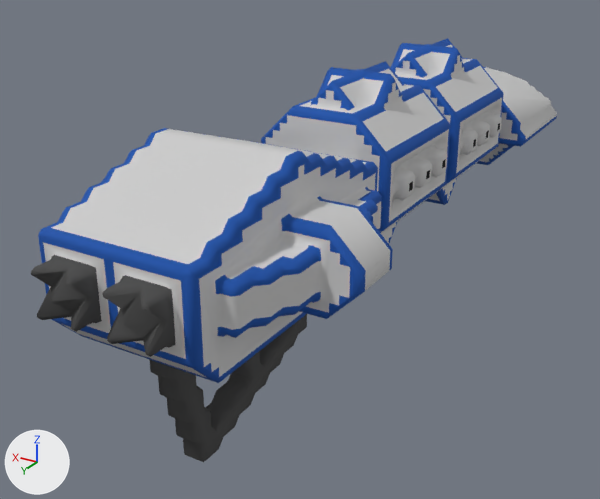
The OBJ model src/jsMain/resources/meshes/diadochi-3-cipactli-class.obj, before and after one commit.
The view is the same before and after, from a 50 mm camera at (-45.5, 96.8, -63.6) aimed at (7.6, 8.4, -107.9). Every picture has the same lights, and +X, +Y and +Z are marked at lower left. Where no turn or scale is listed for an object, it has been applied to the vertices.

The older version as bpy lines, for what is in view:
```python
me_diadochi_3_cipactli_class = bpy.data.meshes.new('diadochi-3-cipactli-class')
me_diadochi_3_cipactli_class.from_pydata(...)  # 3639 vertices, 6744 faces; spans x -16.5..16.5, y -54.5..54.5, z -117.3..-83.3
me_diadochi_3_cipactli_class.materials.append(mat_diadochi_3_cipactli_class)
ob_diadochi_3_cipactli_class = bpy.data.objects.new('diadochi-3-cipactli-class', me_diadochi_3_cipactli_class)
ob_diadochi_3_cipactli_class.location = (0.0, 0.0, 0.0)
```
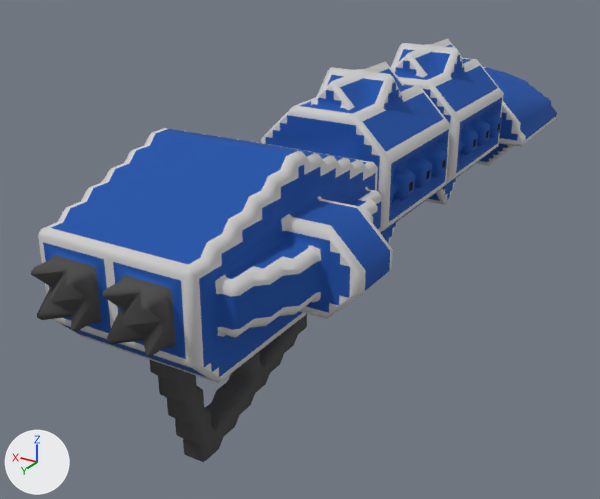
The newer file is also turned or shifted as a whole; pictures and numbers use the older file's frame.

Pixel boxes (x1, y1, x2, y2) of what changed, in the pictures (600 x 499 px; the box of a moved part takes in the faces that stretch with it):
part 1 of me_diadochi_3_cipactli_class, built on: before (493, 103, 500, 108); after (437, 136, 446, 181)
part 2 of me_diadochi_3_cipactli_class, moved or reshaped: before (51, 272, 160, 353); after (32, 271, 160, 337)
part 3 of me_diadochi_3_cipactli_class, surface changed: (38, 38, 557, 383) in both

Edits to the bpy script that builds the scene:
```text
Change me_diadochi_3_cipactli_class:
    used by ob_diadochi_3_cipactli_class; location = (0.0, 0.0, 0.0)
    remove me_diadochi_3_cipactli_class.from_pydata(...)  # 3639 vertices, 6744 faces; spans x -16.5..16.5, y -54.5..54.5, z -117.3..-83.3
    add me_diadochi_3_cipactli_class.from_pydata(...)  # 3649 vertices, 6751 faces; spans x -16.5..16.5, y -54.5..54.5, z -117.3..-83.3
    me_diadochi_3_cipactli_class part 1: 5 vertices removed from x -8.5..8.0, y -21.5..20.0, z -99.8..-92.8; 15 vertices added at x -8.0..8.0, y -25.3..16.7, z -96.8..-83.8
    me_diadochi_3_cipactli_class part 2: 3 vertices moved from x 3.5..5.5, y 53.0..54.0, z -94.8..-93.3 to x 3.0..4.5, y 53.5..54.0, z -95.3..-94.8; 7 vertices removed from x -6.0..4.0, y 53.0..54.0, z -96.8..-92.8; 6 vertices added at x -4.5..6.0, y 53.0..54.0, z -97.3..-92.8
    me_diadochi_3_cipactli_class part 3: 5292 kept faces spanning x -16.5..16.5, y -54.5..51.7, z -106.3..-83.3 get new texture (UV) coordinates
```
